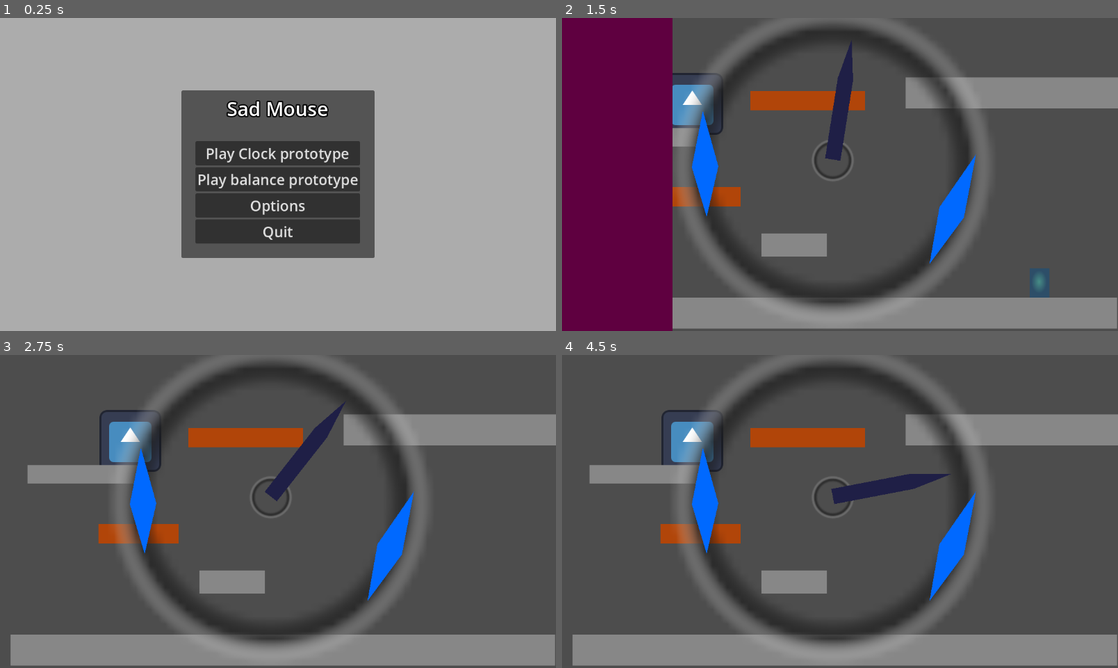
Above: before the commit, frames 1-4 (two rows, left to right).
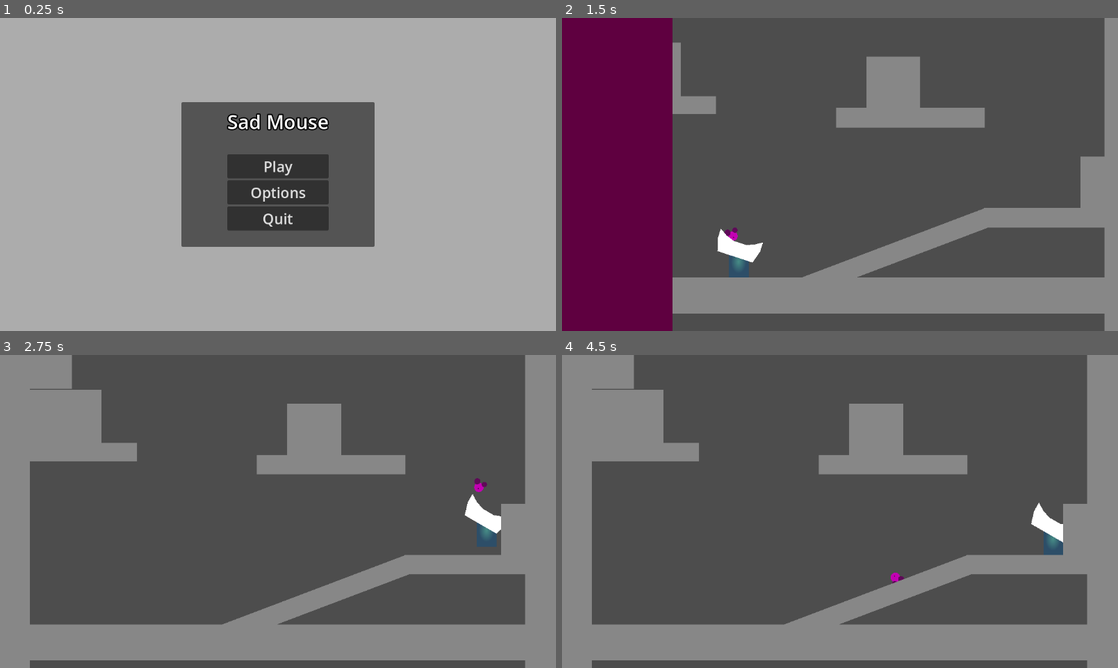
Above: after the commit, the same moments.

Repository: karasikrus/sib_jam_2023
Game: Godot game, scene res://scenes/menu/main_menu.tscn
Two runs of this game, one before a commit and one after it. Both use one fixed random seed, a clock stepped at 60 frames per second and the inputs below. The engine's default icon, where the game draws it, is replaced by a stand-in: a white triangle on a blue panel in a dark square.
Inputs:
- Up to frame 1 (0.25 s): no input
- Up to frame 2 (1.5 s): click "Play Clock prototype" (after the commit: "Play") at 0.5 s; hold Right (ui_right) from 1.28 s (still down)
- Up to frame 3 (2.75 s): keep holding Right (ui_right); tap Space (jump) at 1.52, 2.27 s
- Up to frame 4 (4.5 s): release Right (ui_right) at 2.78 s; hold Left (ui_left) 2.78-3.53 s; hold Right (ui_right) from 3.53 s (still down); tap Space (jump) at 3.77 s

The runs differ from the first frame. In frame 1, 9.9% of the frame differs, in the area x 32-68%, y 23-77%; in frame 2, 33%; in frame 3, 41%; in frame 4, 42%, in the area x 0-100%, y 0-100%.

Commit message:
120 fps for physics

Diff:
--- a/project.godot
+++ b/project.godot
@@ -75,6 +75,10 @@
 2d_physics/layer_6="clock_sector"
 2d_physics/layer_9="baby_mouse"
 
+[physics]
+
+common/physics_ticks_per_second=120
+
 [rendering]
 
 renderer/rendering_method="gl_compatibility"
--- a/scenes/menu/main_menu.gd
+++ b/scenes/menu/main_menu.gd
@@ -4,8 +4,7 @@
 var options_scene = preload("res://scenes/menu/options_menu.tscn")
 
 func _ready():
-	%PlayButton.pressed.connect(on_play_pressed.bind("res://scenes/clock_proto/clock_proto.tscn"))
-	%PlayButton2.pressed.connect(on_play_pressed.bind("res://scenes/balance_proto/balance_proto.tscn"))
+	%PlayButton.pressed.connect(on_play_pressed.bind("res://scenes/balance_proto/balance_proto_2.tscn"))
 	%OptionsButton.pressed.connect(on_options_pressed)
 	%QuitButton.pressed.connect(on_quit_pressed)
 
--- a/scenes/menu/main_menu.tscn
+++ b/scenes/menu/main_menu.tscn
@@ -53,14 +53,7 @@
 custom_minimum_size = Vector2(100, 30)
 layout_mode = 2
 theme_override_font_sizes/font_size = 30
-text = "Play Clock prototype"
-
-[node name="PlayButton2" type="Button" parent="MarginContainer/MenuBox/MarginContainer/VBoxContainer/VBoxContainer"]
-unique_name_in_owner = true
-custom_minimum_size = Vector2(100, 30)
-layout_mode = 2
-theme_override_font_sizes/font_size = 30
-text = "Play balance prototype"
+text = "Play"
 
 [node name="OptionsButton" type="Button" parent="MarginContainer/MenuBox/MarginContainer/VBoxContainer/VBoxContainer"]
 unique_name_in_owner = true
